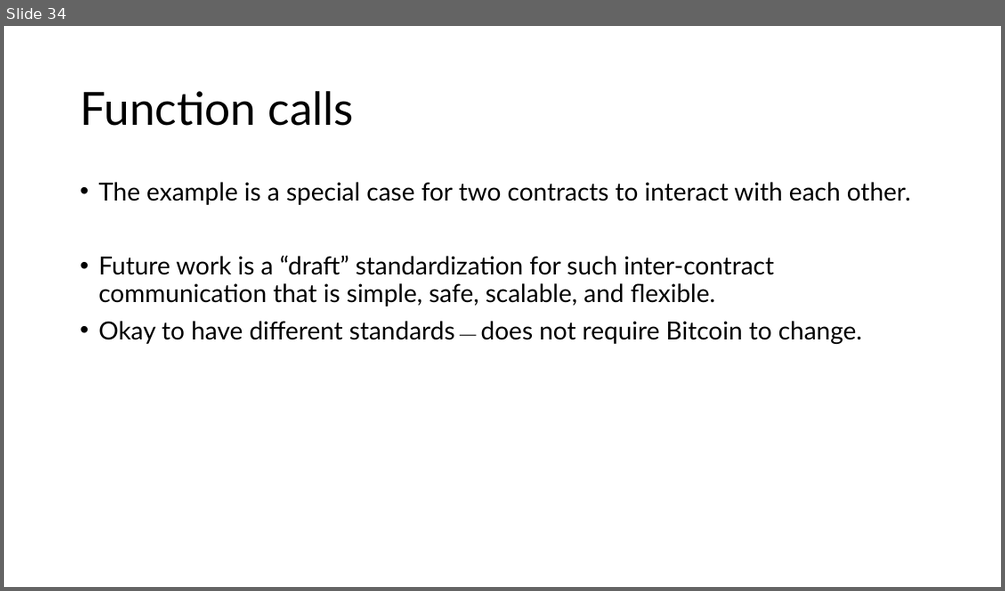
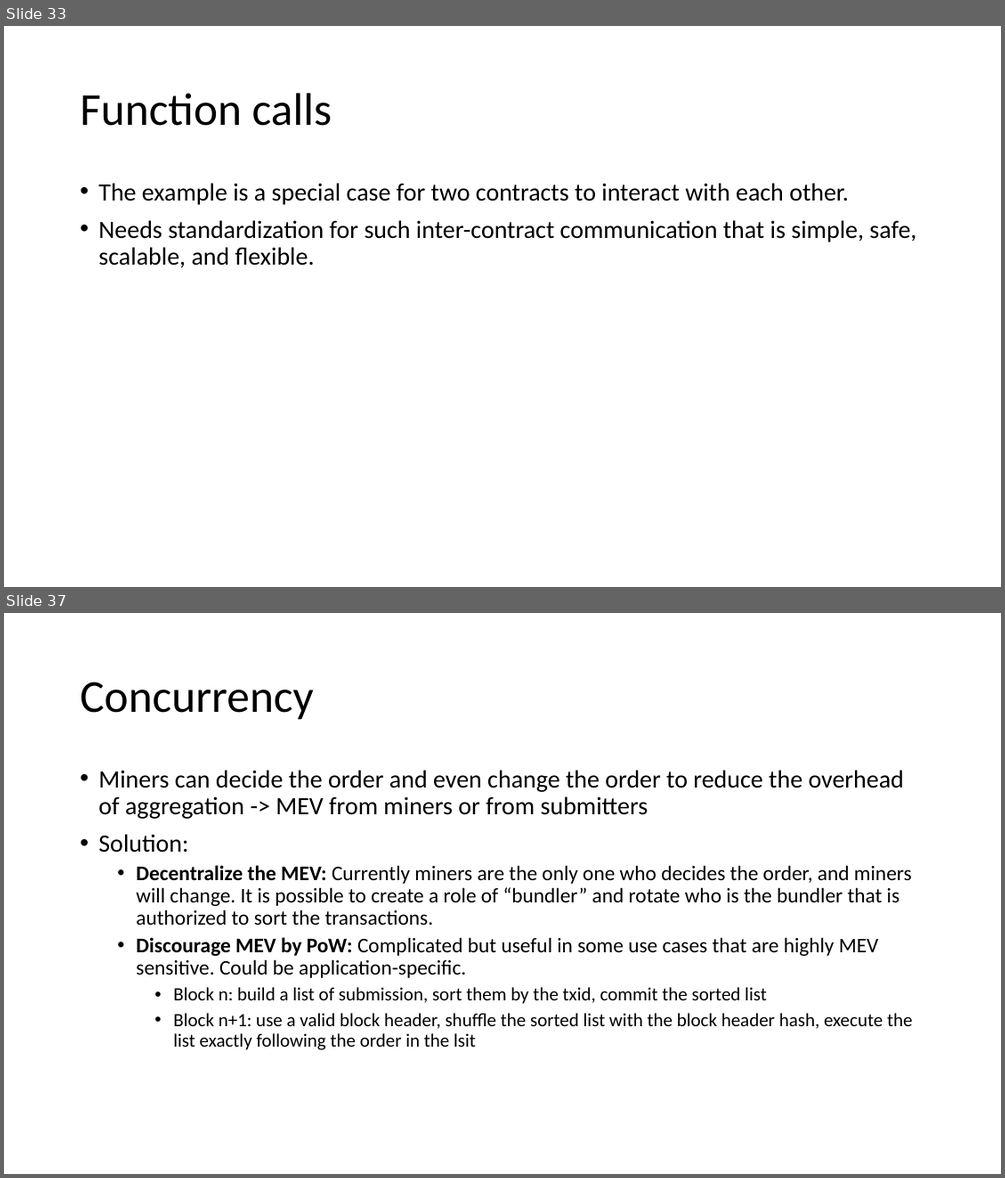
Before and after one commit to Bitcoin-Wildlife-Sanctuary/opcat-slides, a slide deck: opcat.pptx. Shown one above the other, each under a label of ours: slide 34 before the commit, slides 33 and 37 after it; the slides between them are not shown. The pictures are 1005x591 and 1005x1178 pixels, drawn with LibreOffice and Linux fonts; fonts in the diff are those of the drawing. Boxes give left, top, right and bottom in pixels: in the first picture for what was removed or moved away, otherwise in the second. Text is boxed around its words. In the diff, an @@ line names an element or a change of style, - is before the commit and + after.

```diff
--- a/opcat.pptx
+++ b/opcat.pptx
@@ slide 37 added at [4,613,1001,1174], background #FFFFFF @@
@@ title added at [80,682,313,720], 44 pt, text #000000 @@
+Concurrency
@@ text added at [98,770,912,1050], 20 pt, text #000000 @@
+• Miners can decide the order and even change the order to reduce the overhead of aggregation -> MEV from miners or from submitters
+• Solution:
+  • Decentralize the MEV: Currently miners are the only one who decides the order, and miners will change. It is possible to create a role of “bundler” and rotate who is the bundler that is authorized to sort the transactions.
+  • Discourage MEV by PoW: Complicated but useful in some use cases that are highly MEV sensitive. Could be application-specific.
+    • Block n: build a list of submission, sort them by the txid, commit the sorted list
+    • Block n+1: use a valid block header, shuffle the sorted list with the block header hash, execute the list exactly following the order in the lsit
@@ what was slide 34 is now slide 33 @@
@@ slide 33 changed as well @@
@@ title "Function calls" at [80,93,332,126]: font Lato to Calibri @@
@@ text at [98,183,849,205]: font Lato to Calibri in "The example is a special case for ..." @@
@@ text at [98,220,916,268]: text changed; font Lato to Calibri @@
-• Future work is a “draft” standardization for such inter-contract communication that is simple, safe, scalable, and flexible.
-• Okay to have different standards — does not require Bitcoin to change.
+• Needs standardization for such inter-contract communication that is simple, safe, scalable, and flexible.
```
Also in this commit, not shown: 48 other slides changed, 4 other slides added, 1 slide removed.
